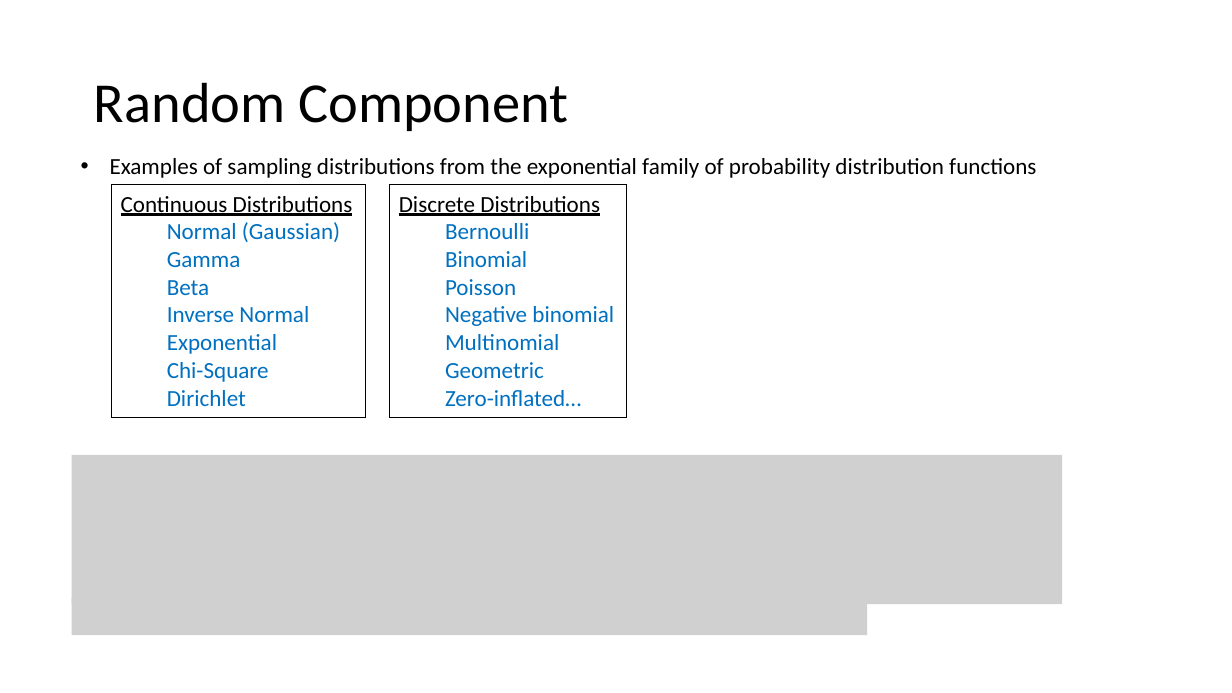
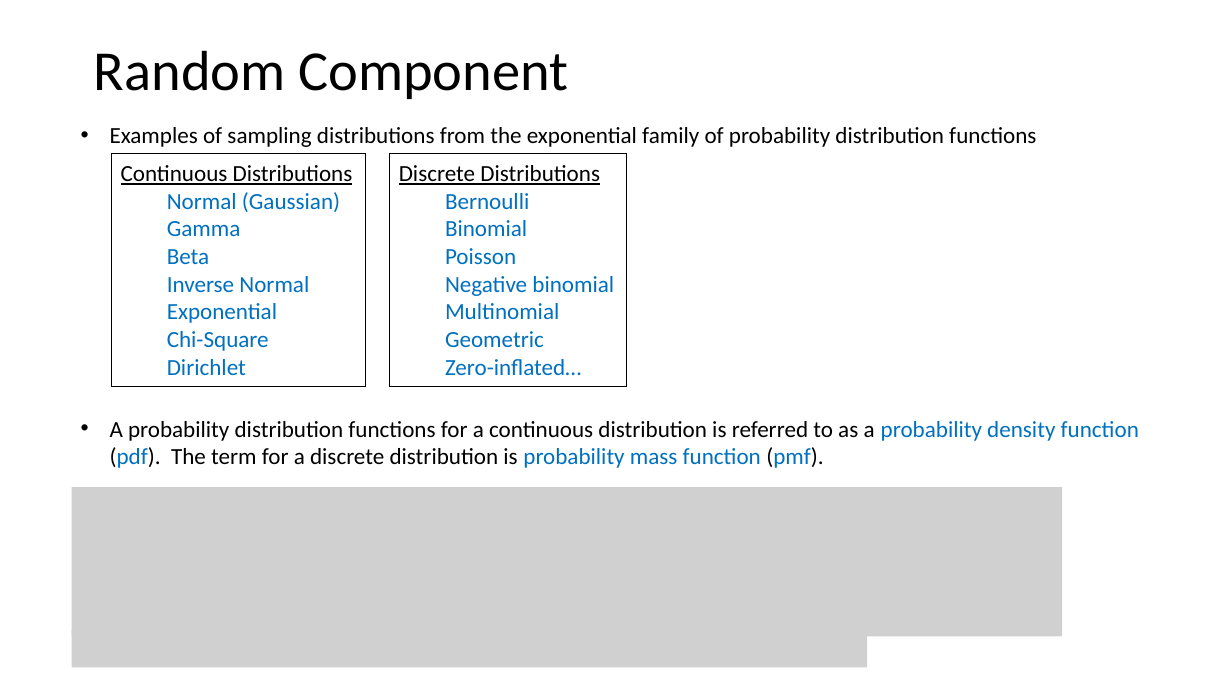
Before and after one commit to ELaBrecque-MMC/RegressionModelOverview, a slide deck: slide 15 of Notes/RegressionModelOverview.pptx (slide 14 before the commit). Drawn at 1232x693 pixels with LibreOffice and Linux fonts; fonts in the diff are those of the drawing; grey boxes stand for pictures. Boxes give left, top, right and bottom in pixels: in the first picture for what was removed or moved away, otherwise in the second. Text is boxed around its words. In the diff, an @@ line names an element or a change of style, - is before the commit and + after.

```diff
--- a/Notes/RegressionModelOverview.pptx
+++ b/Notes/RegressionModelOverview.pptx
@@ title "Random Component" at (94, 50, 568, 99): vertical alignment middle to top @@
@@ 2 rectangles, 1 text: place and size @@
-2 rectangles, 1 text at (110, 158, 1036, 418)
+2 rectangles, 1 text at (110, 127, 1036, 386)
@@ text added at (110, 421, 1139, 468), 18 pt, text #000000 @@
+• A probability distribution functions for a continuous distribution is referred to as a probability density function (pdf). The term for a discrete distribution is probability mass function (pmf).
@@ picture: place and size @@
-picture at (71, 455, 1062, 604)
+picture at (71, 487, 1062, 637)
@@ picture removed at (71, 598, 867, 635) @@
@@ picture added at (71, 630, 867, 667) @@
```
Also in this commit, not shown: 1 other slide changed, 3 slides added, 2 other files.
